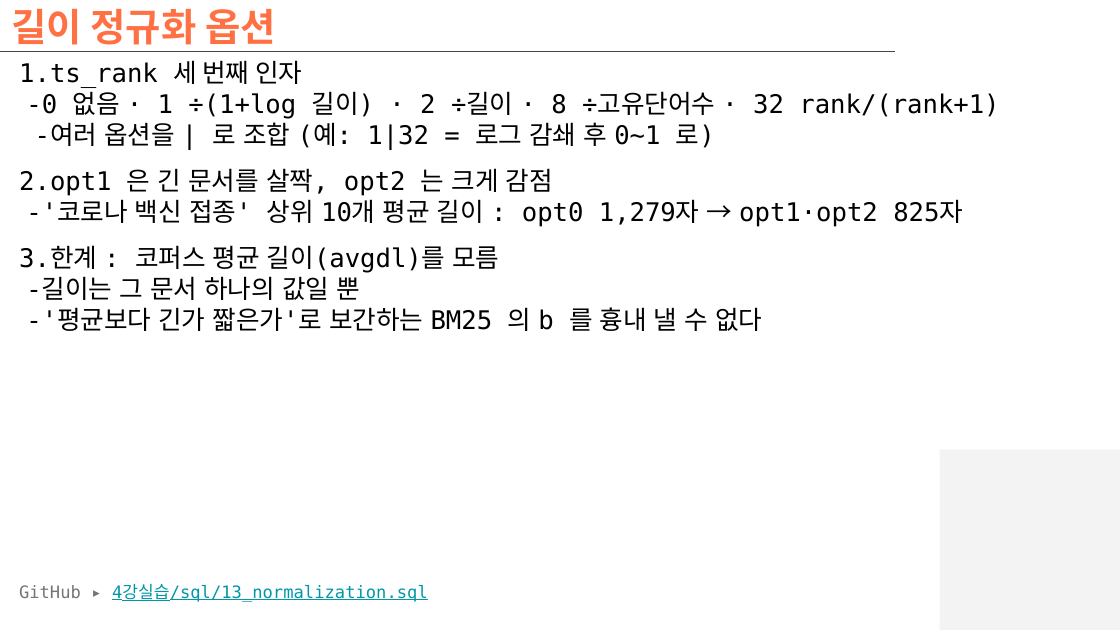
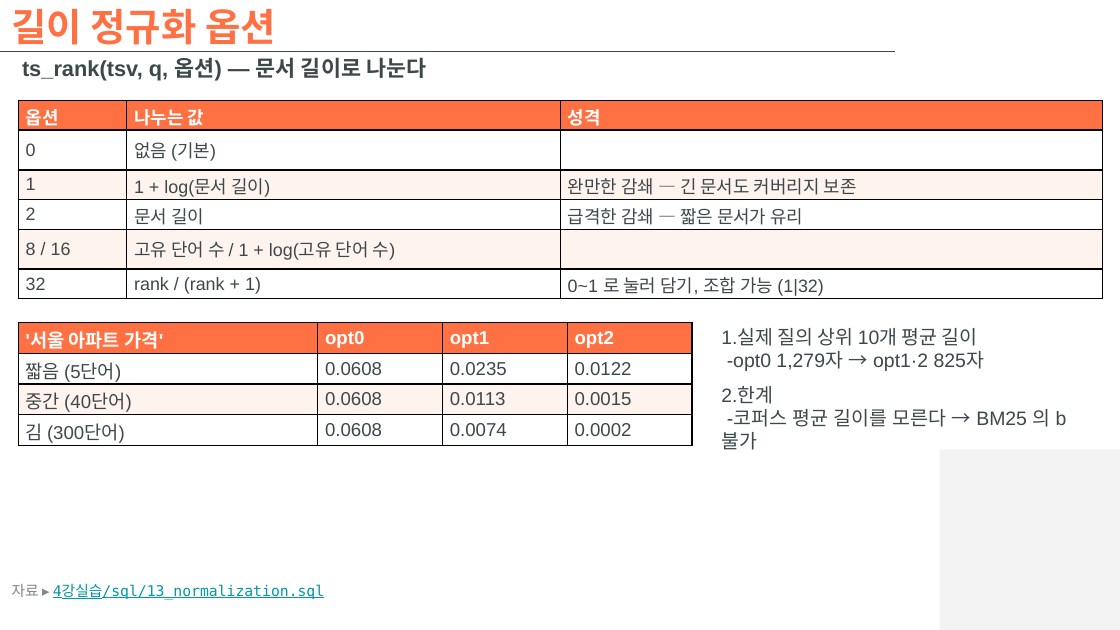
Before and after one commit to hikaMaeng/-ai-, a slide deck: slide 32 of 4강실습/slides/4강실습_벡터디비.pptx (slide 17 before the commit). Drawn at 1120x630 pixels with LibreOffice and Linux fonts; fonts in the diff are those of the drawing; background and template pictures are left out. Boxes give left, top, right and bottom in pixels: in the first picture for what was removed or moved away, otherwise in the second. Text is boxed around its words. In the diff, an @@ line names an element or a change of style, - is before the commit and + after.

```diff
--- a/4강실습/slides/4강실습_벡터디비.pptx
+++ b/4강실습/slides/4강실습_벡터디비.pptx
@@ text added at (x1=22, y1=57, x2=426, y2=81), 14 pt, text #3D484A, bold @@
+ts_rank(tsv, q, 옵션) — 문서 길이로 나눈다
@@ text removed at (x1=19, y1=60, x2=999, y2=331) @@
-1.ts_rank 세 번째 인자
--0 없음 · 1 ÷(1+log 길이) · 2 ÷길이 · 8 ÷고유단어수 · 32 rank/(rank+1)
--여러 옵션을 | 로 조합 (예: 1|32 = 로그 감쇄 후 0~1 로)
-2.opt1 은 긴 문서를 살짝, opt2 는 크게 감점
--'코로나 백신 접종' 상위 10개 평균 길이 : opt0 1,279자 → opt1·opt2 825자
-3.한계 : 코퍼스 평균 길이(avgdl)를 모름
--길이는 그 문서 하나의 값일 뿐
--'평균보다 긴가 짧은가'로 보간하는 BM25 의 b 를 흉내 낼 수 없다
@@ table added at (x1=18, y1=101, x2=1102, y2=300), 6 rows, 3 columns @@
+옵션 | 나누는 값 | 성격
+0 | 없음 (기본) | 
+1 | 1 + log(문서 길이) | 완만한 감쇄 — 긴 문서도 커버리지 보존
+2 | 문서 길이 | 급격한 감쇄 — 짧은 문서가 유리
+8 / 16 | 고유 단어 수 / 1 + log(고유 단어 수) | 
+32 | rank / (rank + 1) | 0~1 로 눌러 담기, 조합 가능 (1|32)
@@ table added at (x1=18, y1=323, x2=690, y2=447), 4 rows, 4 columns @@
+'서울 아파트 가격' | opt0 | opt1 | opt2
+짧음 (5단어) | 0.0608 | 0.0235 | 0.0122
+중간 (40단어) | 0.0608 | 0.0113 | 0.0015
+김 (300단어) | 0.0608 | 0.0074 | 0.0002
@@ text added at (x1=721, y1=328, x2=1067, y2=450), 12.5 pt, text #3D484A @@
+1.실제 질의 상위 10개 평균 길이
+-opt0 1,279자 → opt1·2 825자
+2.한계
+-코퍼스 평균 길이를 모른다 → BM25 의 b 불가
@@ text at (x1=12, y1=584, x2=324, y2=600): text changed; size 11 to 9.5 pt @@
-GitHub ▸ 4강실습/sql/13_normalization.sql
+자료 ▸ 4강실습/sql/13_normalization.sql
```
Also in this commit, not shown: 13 other slides changed, 42 slides added, 13 slides removed, 1 other file.
